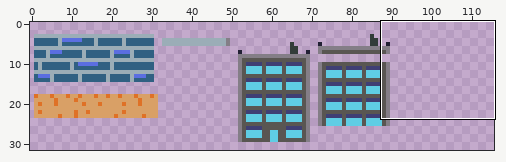
Pixel-art file -- Assets/Sprites/Terrain.ase. The picture above shows the old version from afar; the outline marks the close-up.
Close-up. As it was:
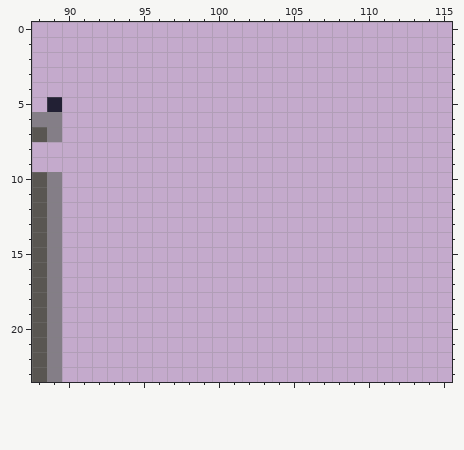
128x32 pixels, 1 frame. Shown: x 88..115, y 0..23. The wide view leaves out empty margins.
Now the later version:
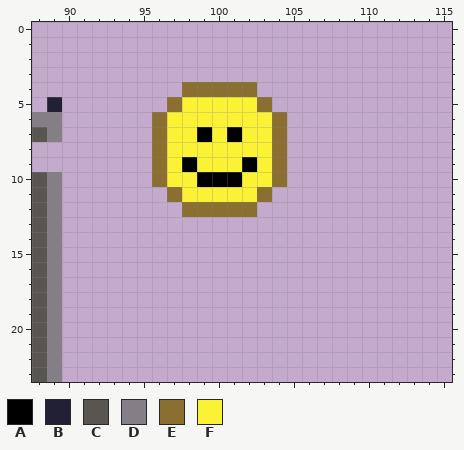
Palette (. is transparent): A #000000  B #222034  C #595652  D #847e87  E #8a6f30  F #fbf236
Edits made:
@@ x 94..106 @@
  3 .............
- 4 .............
- 5 .............
- 6 .............
- 7 .............
- 8 .............
- 9 .............
-10 .............
-11 .............
-12 .............
+ 4 ....EEEEE....
+ 5 ...EFFFFFE...
+ 6 ..EFFFFFFFE..
+ 7 ..EFFAFAFFE..
+ 8 ..EFFFFFFFE..
+ 9 ..EFAFFFAFE..
+10 ..EFFAAAFFE..
+11 ...EFFFFFE...
+12 ....EEEEE....
 13 .............
Pixel boxes of the changes (left, top, right, bottom) in both close-ups:
added: (152, 82, 287, 217)
